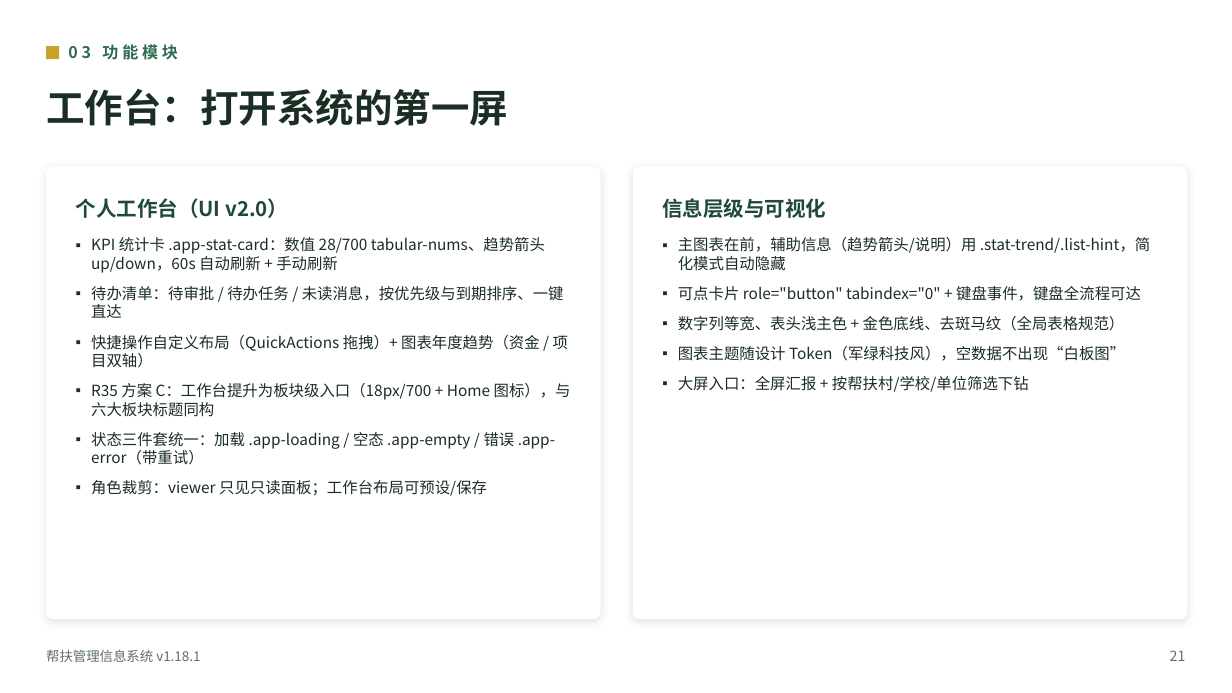
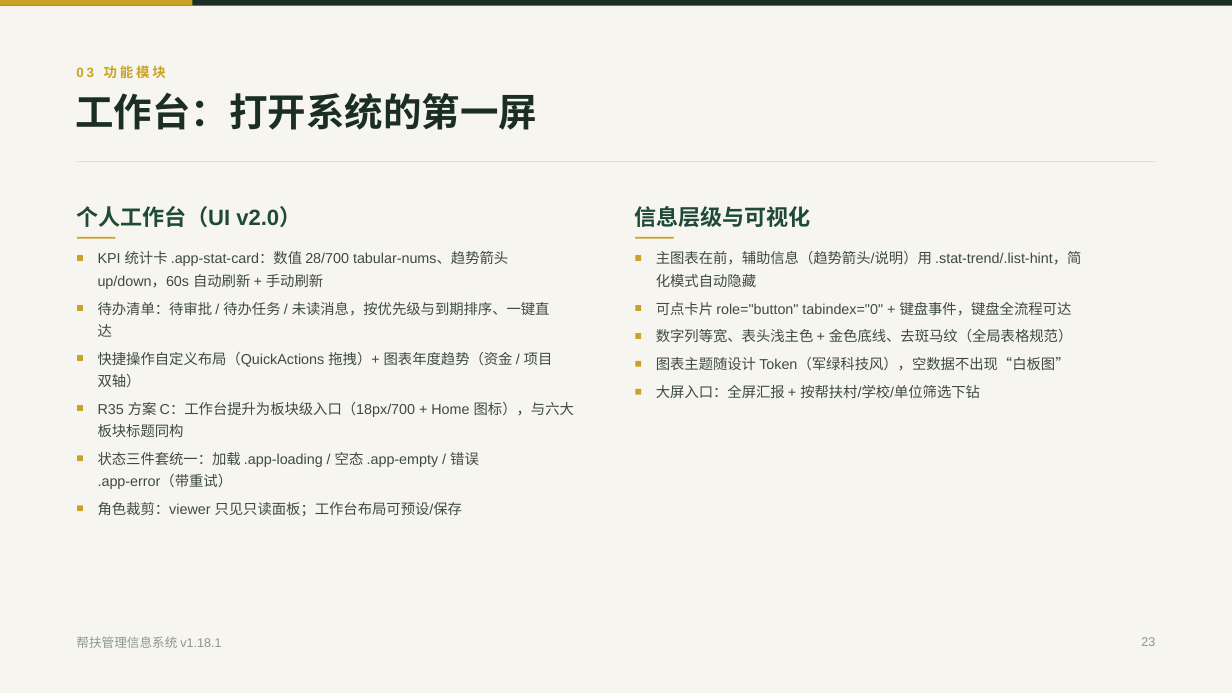
Before and after one commit to lzh745200/MRRS, a slide deck: slide 23 of docs/帮扶管理信息系统介绍.pptx. Drawn at 1232x693 pixels with LibreOffice and Linux fonts; fonts in the diff are those of the drawing. Boxes give left, top, right and bottom in pixels: in the first picture for what was removed or moved away, otherwise in the second. Text is boxed around its words. In the diff, an @@ line names an element or a change of style, - is before the commit and + after.

```diff
--- a/docs/帮扶管理信息系统介绍.pptx
+++ b/docs/帮扶管理信息系统介绍.pptx
@@ background #FFFFFF to #F7F5EF @@
@@ rectangle added at bbox=[0, 0, 1232, 6], fill #1A2E24 @@
@@ rectangle added at bbox=[0, 0, 192, 6], fill #C9A227 @@
@@ rectangle removed at bbox=[46, 46, 59, 59] @@
@@ text "工作台：打开系统的第一屏": place and size @@
-text "工作台：打开系统的第一屏" at bbox=[46, 89, 508, 126]
+text "工作台：打开系统的第一屏" at bbox=[75, 93, 537, 130]
@@ text "工作台：打开系统的第一屏" at bbox=[75, 93, 537, 130]: font Noto Sans CJK SC to Arial; vertical alignment middle to top @@
@@ text "03 功能模块": place and size @@
-text "03 功能模块" at bbox=[68, 44, 178, 60]
+text "03 功能模块" at bbox=[76, 65, 166, 78]
@@ text "03 功能模块" at bbox=[76, 65, 166, 78]: size 12.5 to 10.5 pt, font Noto Sans CJK SC to Arial, text colour #2D6A4F to #C9A227, letter spacing 3 to 2.2 pt; vertical alignment middle to top @@
@@ rounded rectangle removed at bbox=[46, 166, 601, 619] @@
@@ freeform shape added at bbox=[77, 162, 1155, 163], outline #D7E2DB 0.75 pt @@
@@ rounded rectangle removed at bbox=[633, 166, 1188, 619] @@
@@ text "个人工作台（UI v2.0）": place and size @@
-text "个人工作台（UI v2.0）" at bbox=[76, 198, 288, 218]
+text "个人工作台（UI v2.0）" at bbox=[76, 206, 301, 227]
@@ text "个人工作台（UI v2.0）" at bbox=[76, 206, 301, 227]: size 16 to 17.2 pt, font Noto Sans CJK SC to Arial; vertical alignment middle to top @@
@@ text "信息层级与可视化" at bbox=[634, 206, 810, 227]: size 16 to 17.2 pt, font Noto Sans CJK SC to Arial; vertical alignment middle to top @@
@@ text "信息层级与可视化": place and size @@
-text "信息层级与可视化" at bbox=[662, 198, 826, 218]
+text "信息层级与可视化" at bbox=[634, 206, 810, 227]
@@ text removed at bbox=[91, 237, 571, 496] @@
-▪ KPI 统计卡 .app-stat-card：数值 28/700 tabular-nums、趋势箭头 up/down，60s 自动刷新 + 手动刷新
-▪ 待办清单：待审批 / 待办任务 / 未读消息，按优先级与到期排序、一键直达
-▪ 快捷操作自定义布局（QuickActions 拖拽）+ 图表年度趋势（资金 / 项目双轴）
-▪ R35 方案 C：工作台提升为板块级入口（18px/700 + Home 图标），与六大板块标题同构
-▪ 状态三件套统一：加载 .app-loading / 空态 .app-empty / 错误 .app-error（带重试）
-▪ 角色裁剪：viewer 只见只读面板；工作台布局可预设/保存
@@ text removed at bbox=[678, 237, 1150, 392] @@
-▪ 主图表在前，辅助信息（趋势箭头/说明）用 .stat-trend/.list-hint，简化模式自动隐藏
-▪ 可点卡片 role="button" tabindex="0" + 键盘事件，键盘全流程可达
-▪ 数字列等宽、表头浅主色 + 金色底线、去斑马纹（全局表格规范）
-▪ 图表主题随设计 Token（军绿科技风），空数据不出现“白板图”
-▪ 大屏入口：全屏汇报 + 按帮扶村/学校/单位筛选下钻
@@ group added at bbox=[77, 237, 1081, 516]: 17 texts, 13 rectangles @@
+KPI 统计卡 .app-stat-card：数值 28/700 tabular-nums、趋势箭头
+up/down，60s 自动刷新 + 手动刷新
+待办清单：待审批 / 待办任务 / 未读消息，按优先级与到期排序、一键直
+达
+快捷操作自定义布局（QuickActions 拖拽）+ 图表年度趋势（资金 / 项目
+双轴）
+R35 方案 C：工作台提升为板块级入口（18px/700 + Home 图标），与六大
+板块标题同构
+状态三件套统一：加载 .app-loading / 空态 .app-empty / 错误
+.app-error（带重试）
+角色裁剪：viewer 只见只读面板；工作台布局可预设/保存
+主图表在前，辅助信息（趋势箭头/说明）用 .stat-trend/.list-hint，简
+化模式自动隐藏
+可点卡片 role="button" tabindex="0" + 键盘事件，键盘全流程可达
+数字列等宽、表头浅主色 + 金色底线、去斑马纹（全局表格规范）
+图表主题随设计 Token（军绿科技风），空数据不出现“白板图”
+大屏入口：全屏汇报 + 按帮扶村/学校/单位筛选下钻
@@ text "帮扶管理信息系统 v1.18.1": place and size @@
-text "帮扶管理信息系统 v1.18.1" at bbox=[46, 649, 200, 662]
+text "帮扶管理信息系统 v1.18.1" at bbox=[76, 636, 221, 648]
@@ text "帮扶管理信息系统 v1.18.1" at bbox=[76, 636, 221, 648]: size 10.5 to 9.8 pt, font Noto Sans CJK SC to Arial, text colour #5F6F66 to #8A9790; vertical alignment middle to top @@
@@ text added at bbox=[1141, 637, 1155, 646], 9.8 pt, text #8A9790 @@
+23
@@ text removed at bbox=[1170, 650, 1186, 661] @@
-21
```
Also in this commit, not shown: 54 other slides changed, 1 other file.
